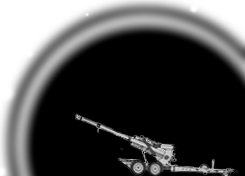
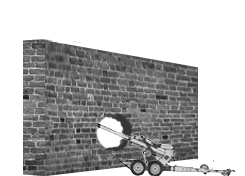
Comparing the layer stacks of the two 245px x 176px images. Changes:
added group "basic" with 7 layers above "absorb" over <box>23,38,239,176</box>
added layer "Warstwa 23" in group "basic" over <box>94,122,239,176</box>
added layer "Warstwa 25" in group "basic" over <box>104,113,134,152</box>
added layer "Warstwa 26" in group "basic" over <box>23,38,45,176</box>
added layer "Warstwa 24" in group "basic" over <box>43,39,198,176</box>
hid group "absorb" (7 layers) over <box>0,0,245,176</box>
